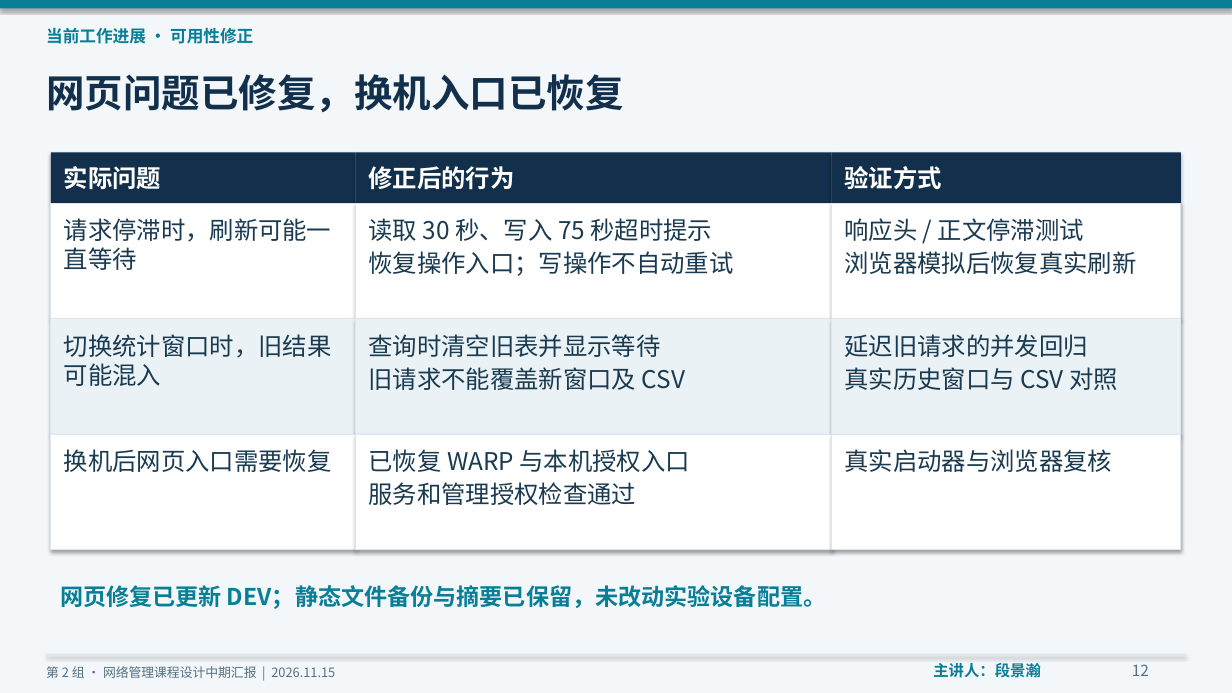
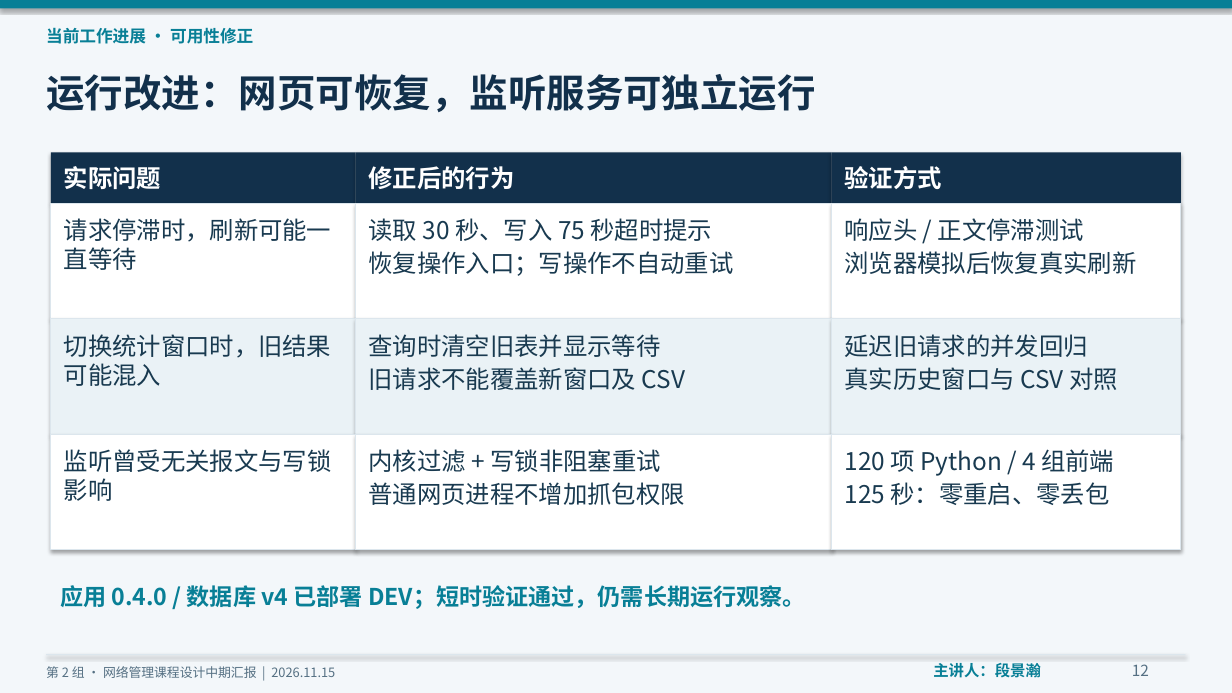
Before and after one commit to moonshadow-2005/Computer-Network-Management, a slide deck: slide 12 of 中期汇报/第2组_网络管理系统_中期汇报.pptx. Drawn at 1232x693 pixels with LibreOffice and Linux fonts; fonts in the diff are those of the drawing. Boxes give left, top, right and bottom in pixels: in the first picture for what was removed or moved away, otherwise in the second. Text is boxed around its words. In the diff, an @@ line names an element or a change of style, - is before the commit and + after.

```diff
--- a/中期汇报/第2组_网络管理系统_中期汇报.pptx
+++ b/中期汇报/第2组_网络管理系统_中期汇报.pptx
@@ text at [46,74,816,112]: text changed @@
-网页问题已修复，换机入口已恢复
+运行改进：网页可恢复，监听服务可独立运行
@@ text at [64,449,332,501]: text changed @@
-换机后网页入口需要恢复
+监听曾受无关报文与写锁影响
@@ text at [369,449,685,505]: text changed @@
-已恢复 WARP 与本机授权入口
-服务和管理授权检查通过
+内核过滤 + 写锁非阻塞重试
+普通网页进程不增加抓包权限
@@ text at [845,449,1114,505]: text changed @@
-真实启动器与浏览器复核
+120 项 Python / 4 组前端
+125 秒：零重启、零丢包
@@ text at [60,585,806,609]: text changed @@
-网页修复已更新 DEV；静态文件备份与摘要已保留，未改动实验设备配置。
+应用 0.4.0 / 数据库 v4 已部署 DEV；短时验证通过，仍需长期运行观察。
```
Also in this commit, not shown: 8 other slides changed, 49 other files.
